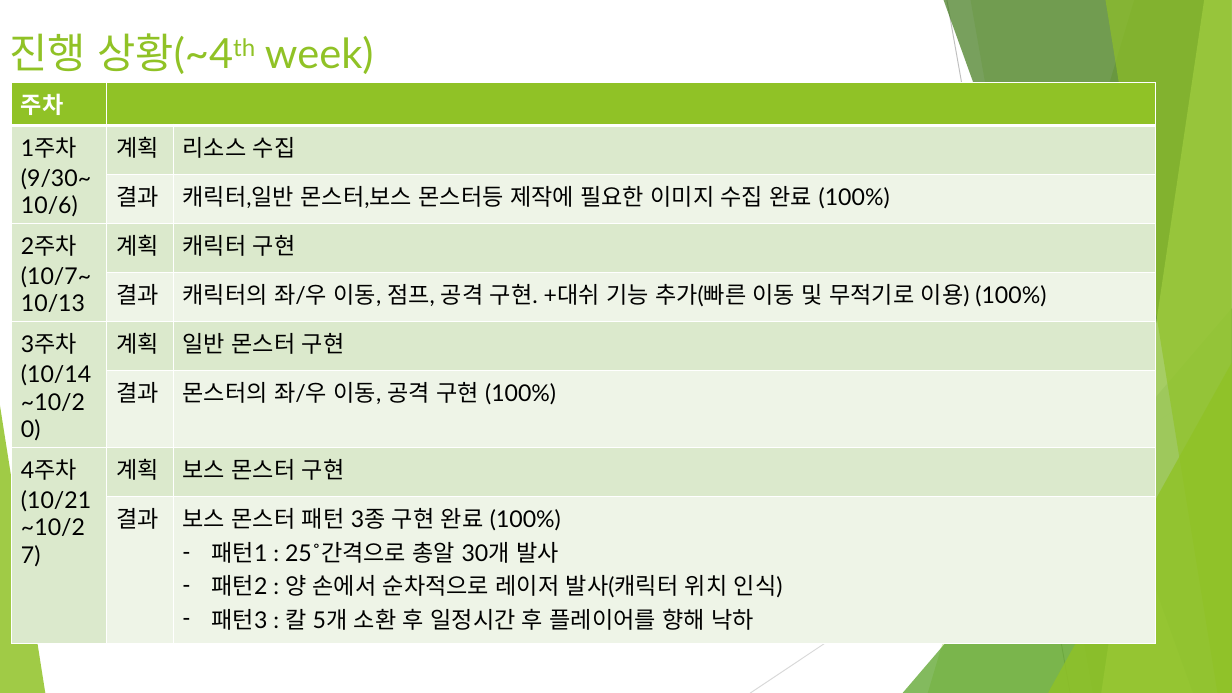
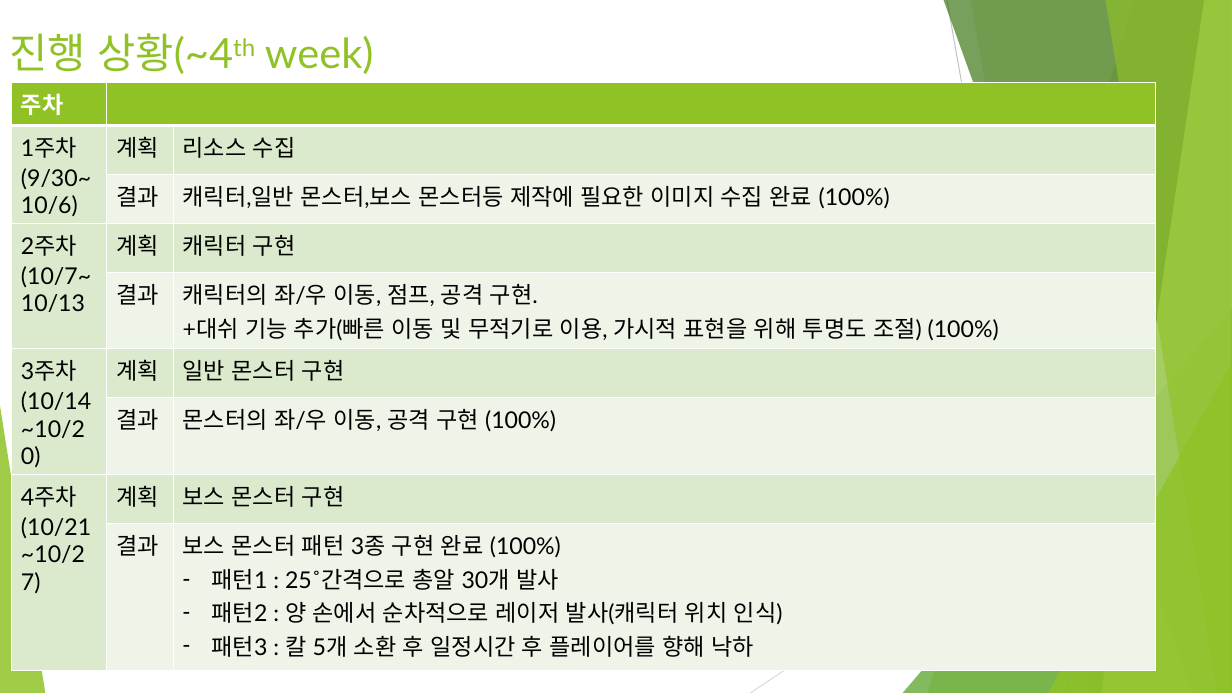
Before and after one commit to ChoeHyoenUk/2015182042_2DGP-Project, a slide deck: slide 4 of 2차 발표.pptx. Drawn at 1232x693 pixels with LibreOffice and Linux fonts; fonts in the diff are those of the drawing. Boxes give left, top, right and bottom in pixels: in the first picture for what was removed or moved away, otherwise in the second. Text is boxed around its words. In the diff, an @@ line names an element or a change of style, - is before the commit and + after.

```diff
--- a/2차 발표.pptx
+++ b/2차 발표.pptx
@@ table at box(12, 82, 1156, 661) @@
-row 5, column 3: 캐릭터의 좌/우 이동, 점프, 공격 구현. +대쉬 기능 추가(빠른 이동 및 무적기로 이용) (100%)
+row 5, column 3: 캐릭터의 좌/우 이동, 점프, 공격 구현. / +대쉬 기능 추가(빠른 이동 및 무적기로 이용, 가시적 표현을 위해 투명도 조절) (100%)
```
Also in this commit, not shown: 1 other slide changed.
